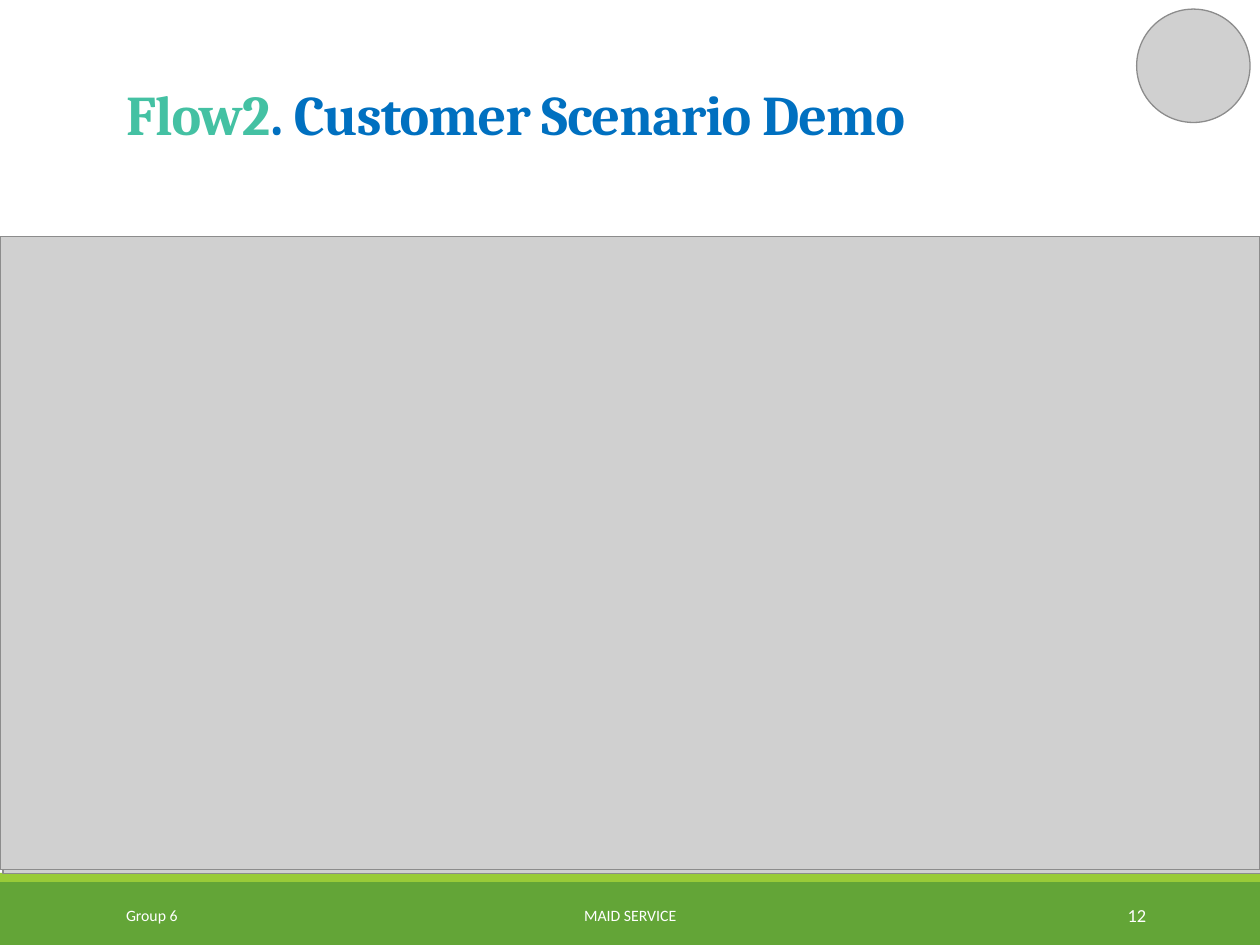
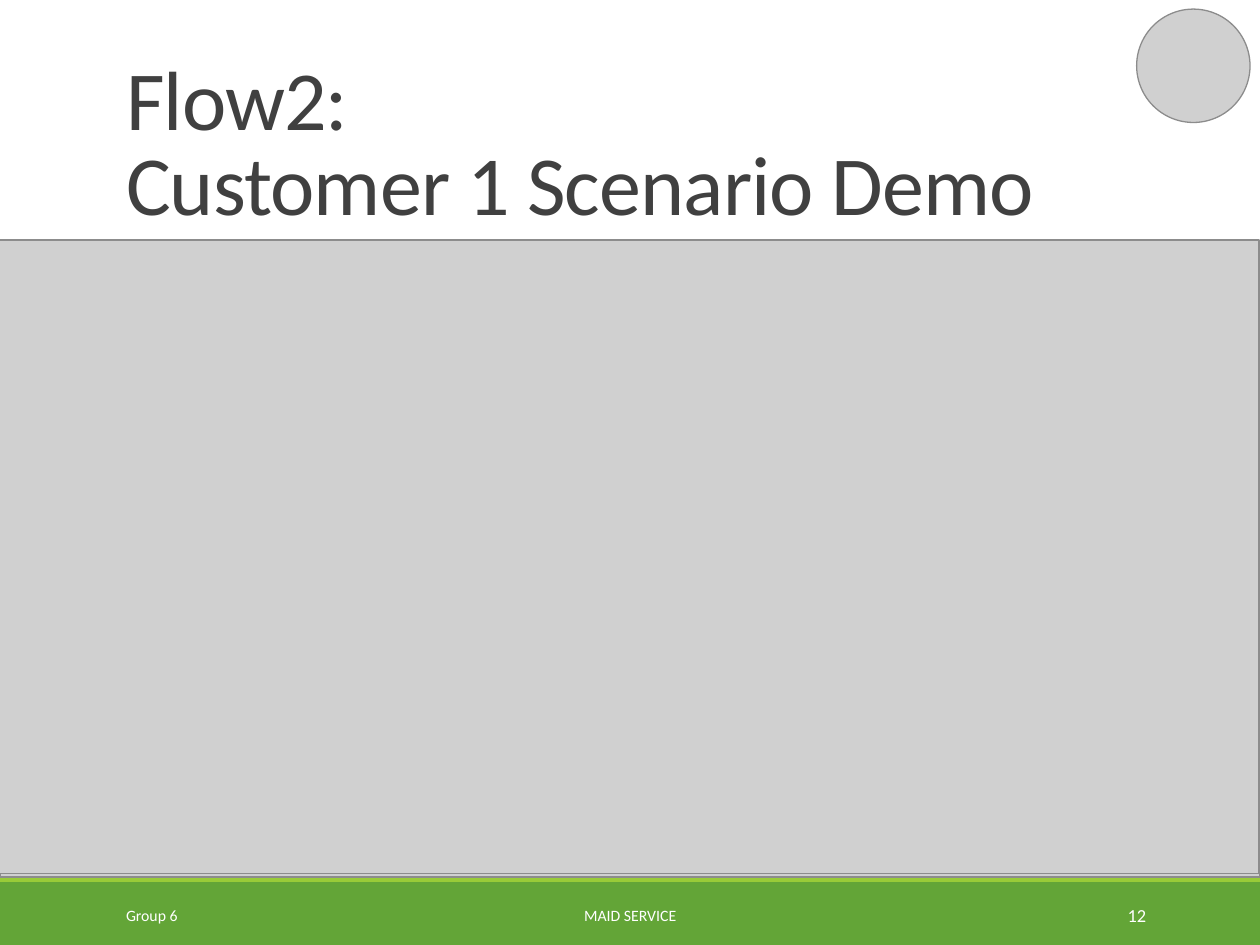
Before and after one commit to TuanBT/ms-website, a slide deck: slide 12 of Presentation/MS_Slide.pptx. Drawn at 1260x945 pixels with LibreOffice and Linux fonts; fonts in the diff are those of the drawing; grey boxes stand for pictures. Boxes give left, top, right and bottom in pixels: in the first picture for what was removed or moved away, otherwise in the second. Text is boxed around its words. In the diff, an @@ line names an element or a change of style, - is before the commit and + after.

```diff
--- a/Presentation/MS_Slide.pptx
+++ b/Presentation/MS_Slide.pptx
@@ title at bbox=[126, 71, 1033, 216]: text changed; size 32 to 48 pt; font Cambria to Calibri; text colour #0070C0 to #404040; bold off @@
-Flow2. Customer Scenario Demo
+Flow2:
+Customer 1 Scenario Demo
@@ picture: place and size @@
-picture at bbox=[0, 236, 1260, 869]
+picture at bbox=[0, 239, 1259, 873]
@@ line added from (123, 239) to (1153, 239), #808080 0.5 pt @@
@@ picture: place and size @@
-picture at bbox=[4, 238, 1260, 873]
+picture at bbox=[0, 242, 1260, 877]
@@ picture: place and size @@
-picture at bbox=[4, 238, 1260, 869]
+picture at bbox=[0, 242, 1260, 873]
```
Also in this commit, not shown: 4 other slides changed.
